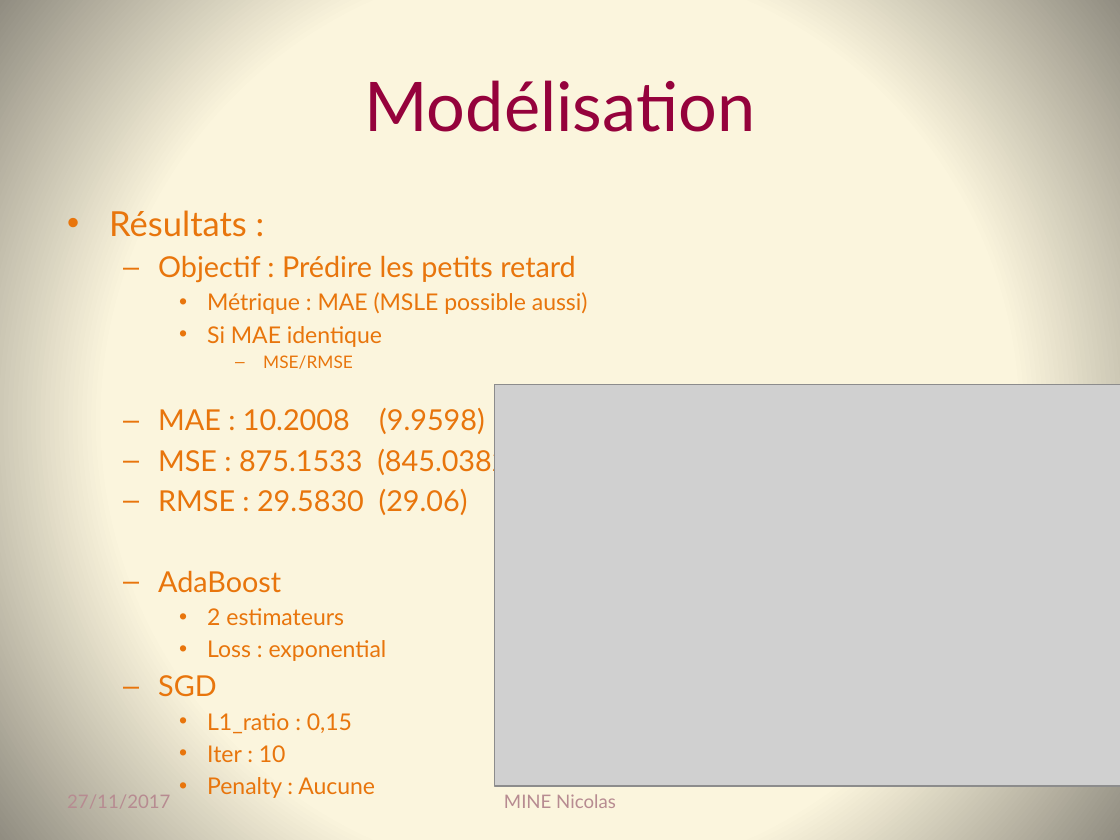
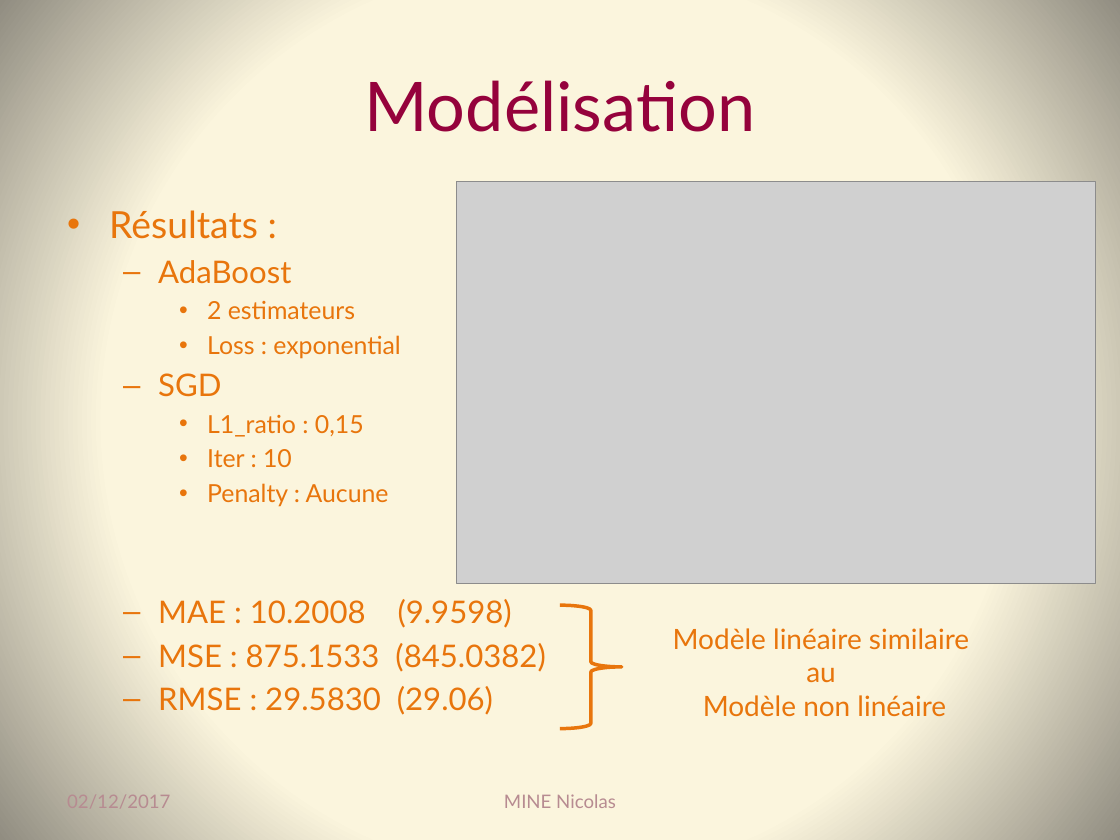
Before and after one commit to Coni63/OC_DS, a slide deck: slide 19 of P4/Presentation-projet_4.pptx (slide 18 before the commit). Drawn at 1120x840 pixels with LibreOffice and Linux fonts; fonts in the diff are those of the drawing; grey boxes stand for pictures. Boxes give left, top, right and bottom in pixels: in the first picture for what was removed or moved away, otherwise in the second. Text is boxed around its words. In the diff, an @@ line names an element or a change of style, - is before the commit and + after.

```diff
--- a/P4/Presentation-projet_4.pptx
+++ b/P4/Presentation-projet_4.pptx
@@ picture resized from (x1=494, y1=385, x2=1120, y2=786) to (x1=457, y1=181, x2=1096, y2=582) @@
@@ text at (x1=109, y1=210, x2=400, y2=507): size 22.2 to 24 pt in "Résultats :"; size 18.5 to 20 pt in "AdaBoost", "SGD"; size 14.8 to 16 pt in "2 estimateurs", "Loss : exponential", "L1_ratio : 0,15", "Iter : 10" and 1 more places @@
@@ text at (x1=158, y1=255, x2=588, y2=515): paragraphs removed @@
-  – Objectif : Prédire les petits retard
-    • Métrique : MAE (MSLE possible aussi)
-    • Si MAE identique
-      – MSE/RMSE
-  – MAE : 10.2008 (9.9598)
-  – MSE : 875.1533 (845.0382)
-  – RMSE : 29.5830 (29.06)
@@ text at (x1=158, y1=599, x2=545, y2=715): paragraphs added @@
+  – MAE : 10.2008 (9.9598)
+  – MSE : 875.1533 (845.0382)
+  – RMSE : 29.5830 (29.06)
@@ right brace added at (x1=560, y1=605, x2=622, y2=728), outline #E8750C 2.25 pt @@
@@ text added at (x1=673, y1=628, x2=969, y2=717), 18 pt, text #E8750C @@
+Modèle linéaire similaire
+au
+Modèle non linéaire
@@ text at (x1=67, y1=795, x2=170, y2=808): text changed @@
-27/11/2017
+02/12/2017
```
Also in this commit, not shown: 21 other slides changed, 15 slides added, 1 slide removed, 25 other files.
